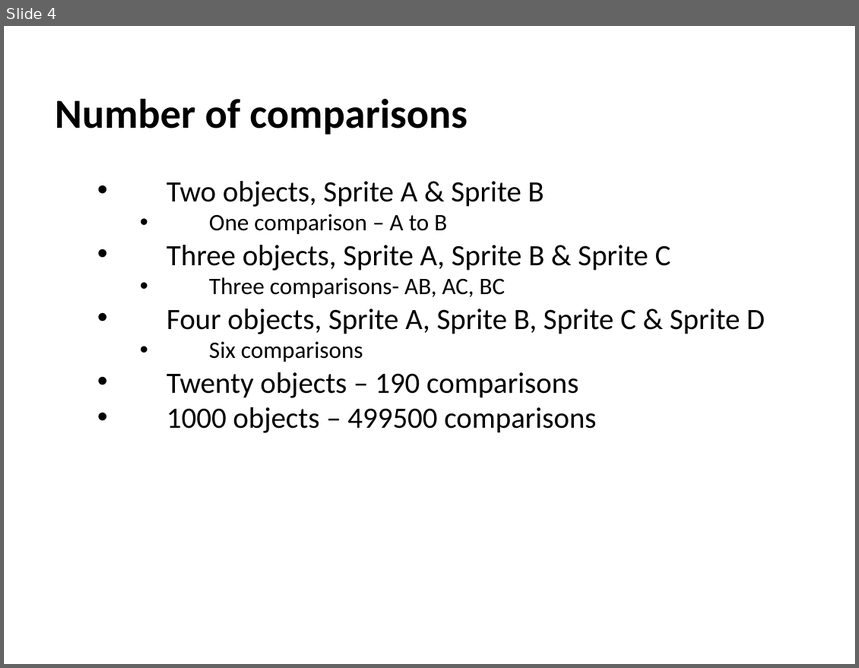
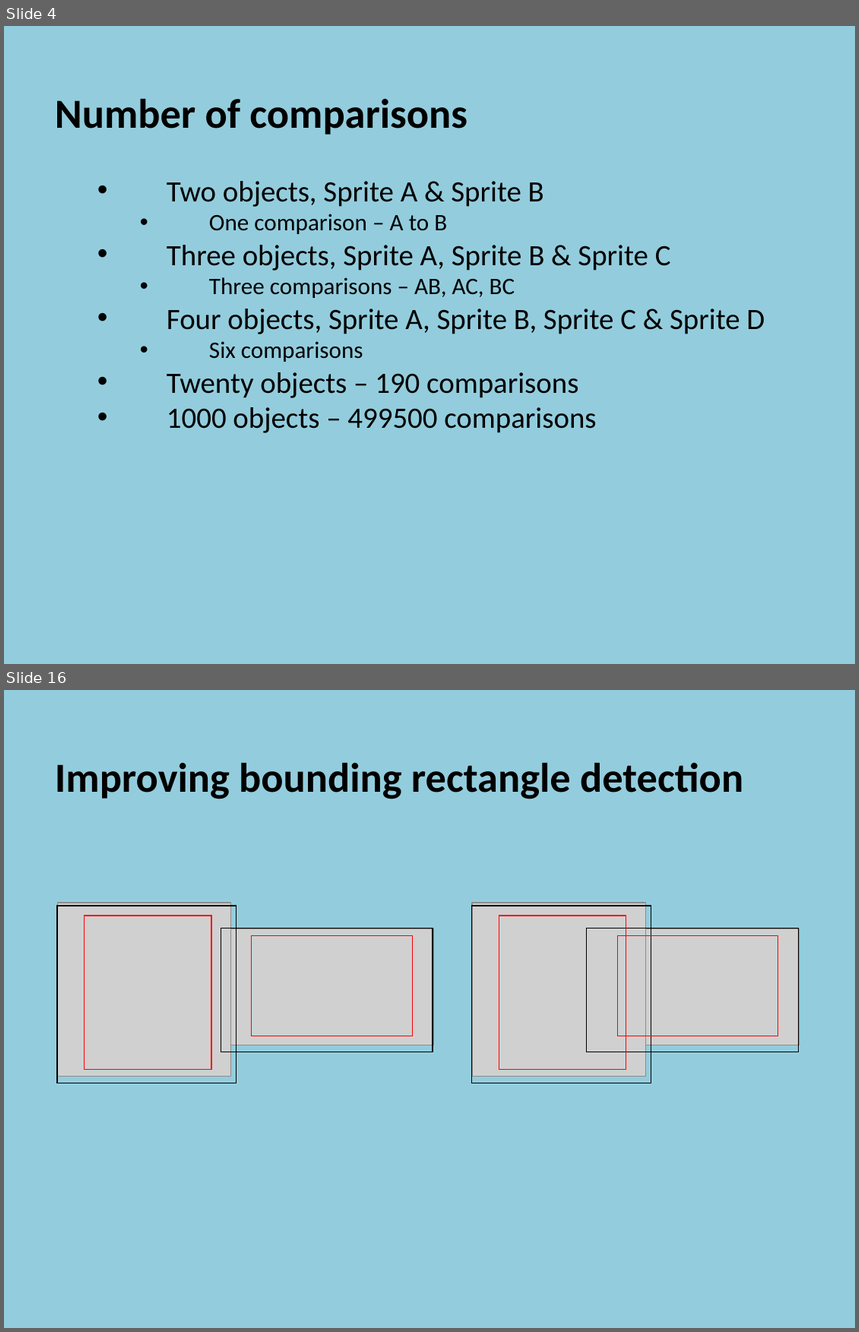
Before and after one commit to szetko/course-materials, a slide deck: Programming 4/08.2 NPC Collision/08.2 NPC Collision.pptx. Shown one above the other, each under a label of ours: slide 4 before the commit, slides 4 and 16 after it; the slides between them are not shown. The pictures are 859x668 and 859x1332 pixels, drawn with LibreOffice and Linux fonts; fonts in the diff are those of the drawing; grey boxes stand for pictures. Boxes give left, top, right and bottom in pixels: in the first picture for what was removed or moved away, otherwise in the second. Text is boxed around its words. In the diff, an @@ line names an element or a change of style, - is before the commit and + after.

```diff
--- a/Programming 4/08.2 NPC Collision/08.2 NPC Collision.pptx
+++ b/Programming 4/08.2 NPC Collision/08.2 NPC Collision.pptx
@@ slide 16 added at [4,690,855,1328], background #93CDDD @@
@@ text added at [55,762,743,799], 35 pt, text #000000, bold @@
+  Improving bounding rectangle detection
@@ rectangle added at [56,906,236,1083], outline #000000 0.75 pt @@
@@ picture added at [58,903,231,1076] @@
@@ rectangle added at [84,916,211,1070], outline #FF0000 0.75 pt @@
@@ picture added at [472,903,645,1076] @@
@@ rectangle added at [472,906,651,1083], outline #000000 0.75 pt @@
@@ rectangle added at [499,916,626,1070], outline #FF0000 0.75 pt @@
@@ rectangle added at [221,929,433,1052], outline #000000 0.75 pt @@
@@ picture added at [225,929,434,1046] @@
@@ rectangle added at [252,936,413,1037], outline #FF0000 0.75 pt @@
@@ rectangle added at [587,929,799,1052], outline #000000 0.75 pt @@
@@ picture added at [591,929,799,1046] @@
@@ rectangle added at [618,936,778,1037], outline #FF0000 0.75 pt @@
@@ slide 4 changed as well @@
@@ background #FFFFFF to #93CDDD @@
@@ text at [209,278,515,298]: text changed @@
-      • Three comparisons- AB, AC, BC
+      • Three comparisons – AB, AC, BC
```
Also in this commit, not shown: 4 other slides changed, 12 other slides added, 27 other files.
